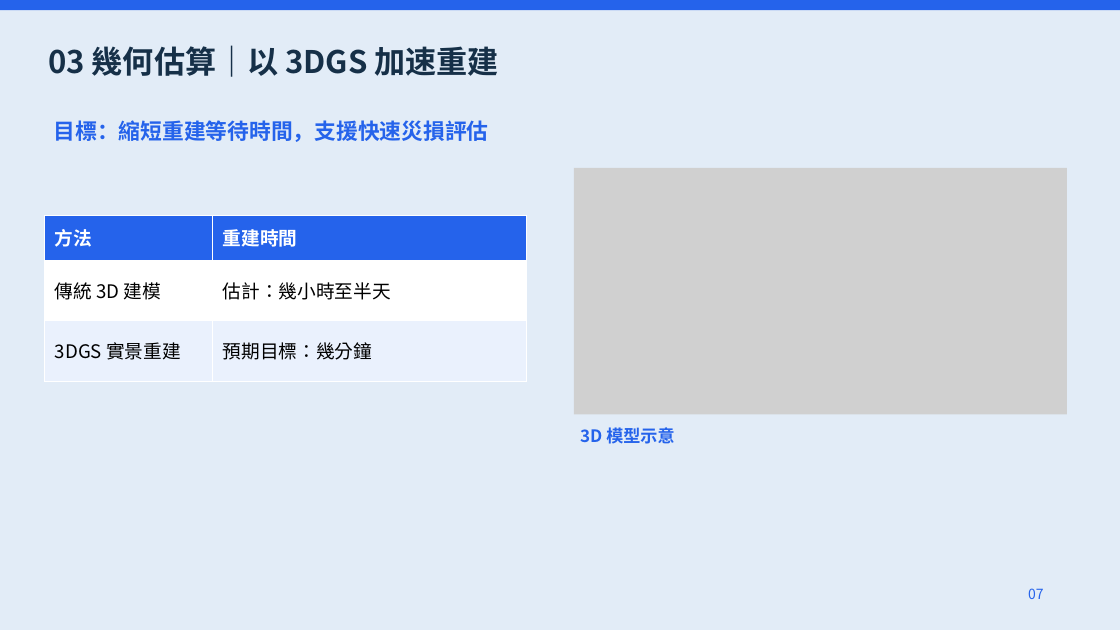
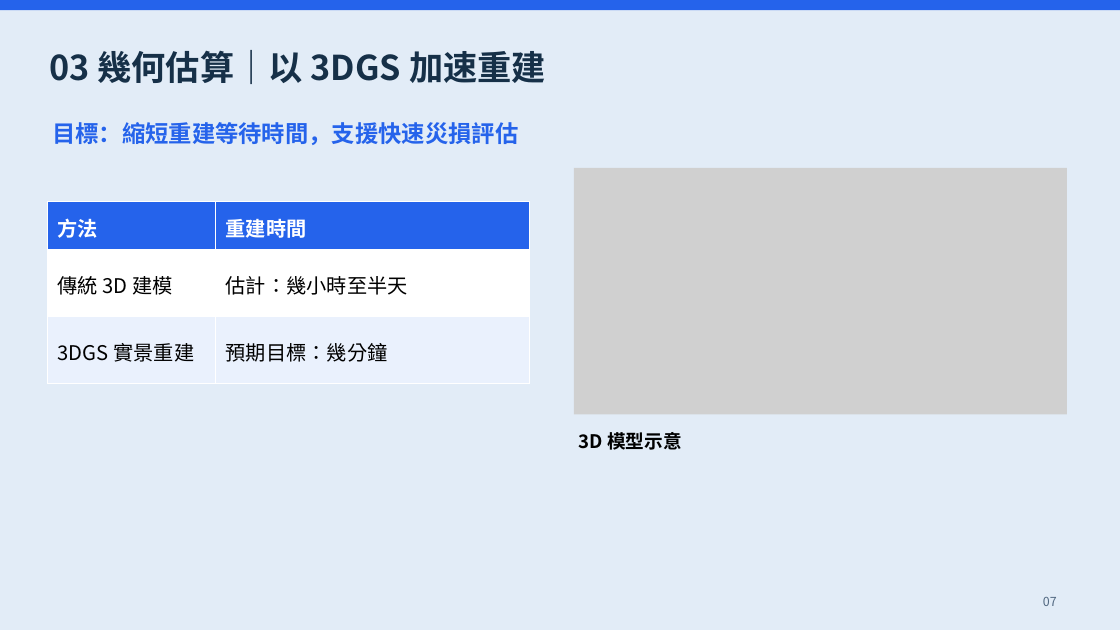
Before and after one commit to Sean970105/Sean970105, a slide deck: slide 7 of presentations/presentation.pptx. Drawn at 1120x630 pixels with LibreOffice and Linux fonts; fonts in the diff are those of the drawing; grey boxes stand for pictures. Boxes give left, top, right and bottom in pixels: in the first picture for what was removed or moved away, otherwise in the second. Text is boxed around its words. In the diff, an @@ line names an element or a change of style, - is before the commit and + after.

Commit message:
Tidy presentation layout and fix body text colors

```diff
--- a/presentations/presentation.pptx
+++ b/presentations/presentation.pptx
@@ text "03 幾何估算｜以 3DGS 加速重建" at <box>49,50,546,84</box>: size 40 to 44 pt; line spacing 1 to 1.12; less space between paragraphs; vertical alignment top to middle @@
@@ text "目標：縮短重建等待時間，支援快速災損評估" at <box>52,122,519,145</box>: size 28 to 30 pt; line spacing 1 to 1.12; less space between paragraphs; vertical alignment top to middle @@
@@ table at <box>48,202,529,384</box> @@
@@ size 24 to 26 pt @@
@@ line spacing 1 to 1.12 @@
@@ table: place and size @@
-table at <box>45,216,526,381</box>
+table at <box>48,202,529,384</box>
@@ text "3D 模型示意" at <box>578,432,682,450</box>: size 22 to 24 pt, text colour #2563EB to #000000; line spacing 1 to 1.12; less space between paragraphs; vertical alignment top to middle @@
@@ text "07": place and size @@
-text "07" at <box>1028,588,1044,599</box>
+text "07" at <box>1043,597,1057,606</box>
@@ text "07" at <box>1043,597,1057,606</box>: size 18 to 16 pt, text colour #2563EB to #506780; alignment left to right; line spacing 1 to 1.12; less space between paragraphs; vertical alignment top to middle @@
```
Also in this commit, not shown: 11 other slides changed, 1 other file.
